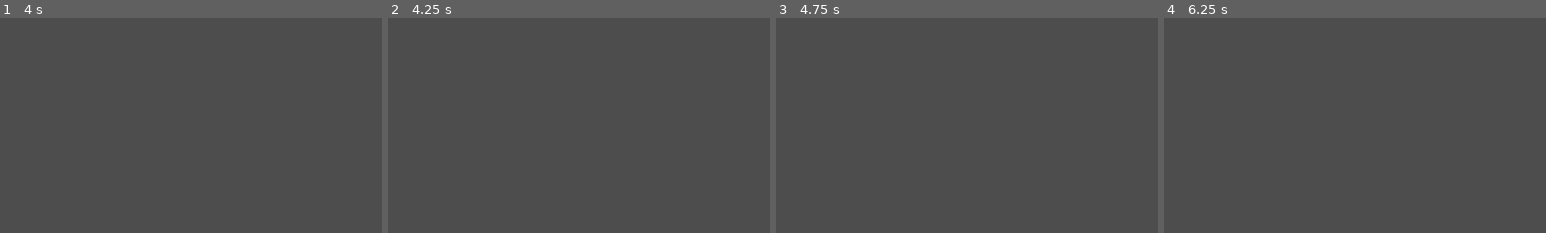
Above: before the commit, frames 1-4 (left to right).
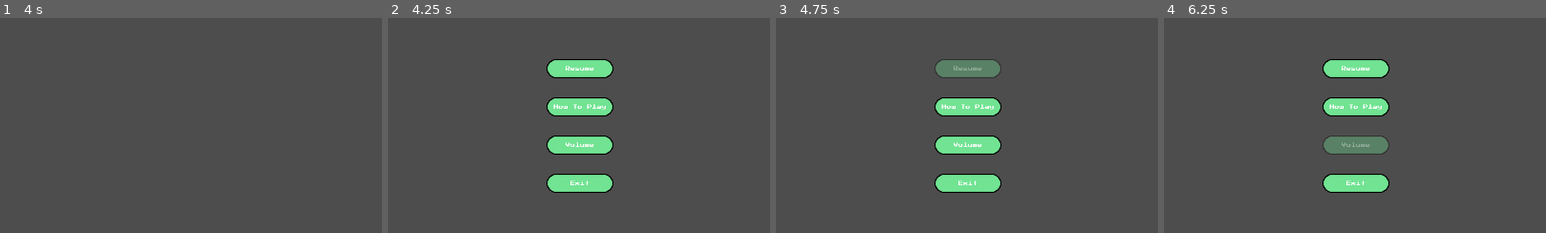
Above: after the commit, the same moments.

Repository: Drake5815/Odyssey
Game: Godot game, scene res://Scene/Player/player.tscn
Same seed, same stepped clock (60 frames per second), same inputs: the game is played once before the commit and once after it. The project has no main scene, so this scene is started directly.
Inputs (mouse positions are % of the whole screen's width and height, from its top left):
- Up to frame 1 (4 s): tap Enter at 0.5, 2, 3.5 s; move the mouse to (72, 45) at 0.52 s; click (72, 45) at 0.67 s; tap Space at 1.25, 2.75 s; move the mouse to (30, 55) at 1.27 s; click (30, 55) at 1.42 s; move the mouse to (60, 28) at 2.02 s; click (60, 28) at 2.17 s; move the mouse to (45, 70) at 2.77 s; click (45, 70) at 2.92 s; move the mouse to (80, 65) at 3.52 s; click (80, 65) at 3.67 s
- Up to frame 2 (4.25 s): tap Escape (Setting_Button, bound only after the commit) at 4.15 s
- Up to frame 3 (4.75 s): click (50, 37) at 4.25 s, where only the run after the commit has a clickable "Resume"
- Up to frame 4 (6.25 s): tap Space at 5 s; move the mouse to (20, 35) at 5.02 s; click (20, 35) at 5.17 s; move the mouse to (55, 50) at 5.77 s; click (55, 50) at 5.92 s
The pictures show only the part of the screen within x 25-75%, y 25-75%; the shares and areas given below are measured in that part.

Frame 1 is identical in both runs. In frame 2, 5.8% of the frame differs, in the area x 41-59%, y 19-82%; in frame 3, 5.8%; in frame 4, 5.8%.

Commit message:
Update 0.0.3
made a Setting Screen_Window and Pause/Resume with Exit Game

Diff:
--- a/odyssey/Component/game_manager.gd
+++ b/odyssey/Component/game_manager.gd
@@ -2,11 +2,15 @@
 extends Node
 
 signal pause
-
+signal exit
 
 func _ready() -> void:
 	self.pause.connect(_pause)
-
+	self.exit.connect(_exit)
 
 func _pause()->void:
-	pass
+	print("Paused")
+	get_tree().paused = true
+
+func _exit()->void:
+	get_tree().quit()
--- /dev/null
+++ b/odyssey/Resource/Label/Button_Text.tres
@@ -0,0 +1,8 @@
+[gd_resource type="LabelSettings" load_steps=2 format=3 uid="uid://b1t3uk0wcjuee"]
+
+[ext_resource type="FontFile" uid="uid://dkef2w0imge5i" path="res://Assets/Fonts/PressStart2P.ttf" id="1_bgip6"]
+
+[resource]
+font = ExtResource("1_bgip6")
+font_size = 8
+shadow_size = 0
--- /dev/null
+++ b/odyssey/Scene/GUI/Pop_Up_Setting.tscn
@@ -0,0 +1,98 @@
+[gd_scene load_steps=4 format=3 uid="uid://dk7641f5e36t"]
+
+[ext_resource type="Script" uid="uid://bswp2imr2ohgs" path="res://Scene/GUI/pop_up_setting.gd" id="1_ifod2"]
+[ext_resource type="Texture2D" uid="uid://d4llvraqhxjct" path="res://Assets/Player_GUI/Button_Texture.png" id="2_ov8wp"]
+[ext_resource type="LabelSettings" uid="uid://b1t3uk0wcjuee" path="res://Resource/Label/Button_Text.tres" id="3_qnde6"]
+
+[node name="Pop-Up" type="Control"]
+process_mode = 2
+layout_mode = 3
+anchors_preset = 0
+offset_right = 144.0
+offset_bottom = 256.0
+script = ExtResource("1_ifod2")
+
+[node name="Resume" type="TextureButton" parent="."]
+layout_mode = 0
+offset_right = 144.0
+offset_bottom = 64.0
+texture_normal = ExtResource("2_ov8wp")
+
+[node name="Label" type="Label" parent="Resume"]
+layout_mode = 0
+offset_left = 28.0
+offset_top = 18.0
+offset_right = 116.0
+offset_bottom = 46.0
+text = "Resume"
+label_settings = ExtResource("3_qnde6")
+horizontal_alignment = 1
+vertical_alignment = 1
+
+[node name="HowToPlay" type="TextureButton" parent="."]
+layout_mode = 0
+offset_top = 64.0
+offset_right = 144.0
+offset_bottom = 128.0
+texture_normal = ExtResource("2_ov8wp")
+
+[node name="Label" type="Label" parent="HowToPlay"]
+layout_mode = 0
+offset_left = 28.0
+offset_top = 18.0
+offset_right = 116.0
+offset_bottom = 46.0
+text = "How To Play"
+label_settings = ExtResource("3_qnde6")
+horizontal_alignment = 1
+vertical_alignment = 1
+
+[node name="Vloume" type="TextureButton" parent="."]
+layout_mode = 0
+offset_top = 128.0
+offset_right = 144.0
+offset_bottom = 192.0
+texture_normal = ExtResource("2_ov8wp")
+
+[node name="Label" type="Label" parent="Vloume"]
+layout_mode = 0
+offset_left = 28.0
+offset_top = 18.0
+offset_right = 116.0
+offset_bottom = 46.0
+text = "Volume"
+label_settings = ExtResource("3_qnde6")
+horizontal_alignment = 1
+vertical_alignment = 1
+
+[node name="Exit" type="TextureButton" parent="."]
+layout_mode = 0
+offset_top = 192.0
+offset_right = 144.0
+offset_bottom = 256.0
+texture_normal = ExtResource("2_ov8wp")
+
+[node name="Label" type="Label" parent="Exit"]
+layout_mode = 0
+offset_left = 28.0
+offset_top = 18.0
+offset_right = 116.0
+offset_bottom = 46.0
+text = "Exit"
+label_settings = ExtResource("3_qnde6")
+horizontal_alignment = 1
+vertical_alignment = 1
+
+[connection signal="mouse_entered" from="Resume" to="." method="_Resume_Button_hovered"]
+[connection signal="mouse_exited" from="Resume" to="." method="exit_hover"]
+[connection signal="mouse_exited" from="Resume" to="." method="_Resume_Button_Exit_hovered"]
+[connection signal="pressed" from="Resume" to="." method="resume"]
+[connection signal="mouse_entered" from="HowToPlay" to="." method="_HTP_Button_hovered"]
+[connection signal="mouse_exited" from="HowToPlay" to="." method="exit_hover"]
+[connection signal="mouse_exited" from="HowToPlay" to="." method="_HTP_Button_Exit_hovered"]
+[connection signal="mouse_entered" from="Vloume" to="." method="_Volume_Button_hovered"]
+[connection signal="mouse_exited" from="Vloume" to="." method="exit_hover"]
+[connection signal="mouse_exited" from="Vloume" to="." method="_Volume_Button_Exit_hovered"]
+[connection signal="mouse_entered" from="Exit" to="." method="_Exit_Button_hovered"]
+[connection signal="mouse_exited" from="Exit" to="." method="exit_hover"]
+[connection signal="mouse_exited" from="Exit" to="." method="_Exit_Button_Exit_hovered"]
--- /dev/null
+++ b/odyssey/Scene/GUI/pop_up_setting.gd
@@ -0,0 +1,48 @@
+class_name Pop_up_Setting
+extends Control
+
+@onready var Resume_Button : TextureButton = $Resume
+@onready var HTP_Button : TextureButton = $HowToPlay
+@onready var Volume_Button : TextureButton = $Vloume
+@onready var Exit_Button : TextureButton = $Exit
+
+var texture_button : TextureButton = null
+
+func hovered()->void:
+	texture_button.modulate.a = 0.35
+
+func exit_hover()->void:
+	texture_button.modulate.a = 1
+
+func resume()->void:
+	print("Resume")
+	get_tree().paused = false
+	get_parent().Show_Setting_Screen.emit()
+
+func exit()->void:
+	GameManager.exit.emit()
+
+func _Resume_Button_hovered()->void:
+	texture_button = Resume_Button
+	hovered()
+func _Resume_Button_Exit_hovered()->void:
+	texture_button = Resume_Button
+	exit_hover()
+func _HTP_Button_hovered()->void:
+	texture_button = HTP_Button
+	hovered()
+func _HTP_Button_Exit_hovered()->void:
+	texture_button = HTP_Button
+	exit_hover()
+func _Volume_Button_hovered()->void:
+	texture_button = Volume_Button
+	hovered()
+func _Volume_Button_Exit_hovered()->void:
+	texture_button = Volume_Button
+	exit_hover()
+func _Exit_Button_hovered()->void:
+	texture_button = Exit_Button
+	hovered()
+func _Exit_Button_Exit_hovered()->void:
+	texture_button = Exit_Button
+	exit_hover()
--- a/odyssey/Scene/Player/NavBar_Action.gd
+++ b/odyssey/Scene/Player/NavBar_Action.gd
@@ -4,9 +4,12 @@
 signal set_HeaderText(String)
 signal set_TurnText(String)
 
+signal Show_Setting_Screen
+
 @onready var Setting : TextureRect = $Settings
 @onready var Header_Texts:Label = $HEADER/Label
 @onready var Turn_Text : Label = $Header_Turn_Label/Label2
+@onready var Setting_Screen : Control = $"Pop-Up"
 
 var turn : int = 1
 var State: int = 0
@@ -17,22 +20,41 @@
 	## CHANGE HEADER_TEXT TO EMPTY & CHANGE TURN TEXT = turn
 	Header_Texts.text = ""
 	Turn_Text.text = str(turn)
+	## Hide Pop-Up
+	Setting_Screen.visible = false
+	self.Show_Setting_Screen.connect(setting_pop)
 
 func setting_hovered()->void:
 	setting_hover = true
 func setting_exit_hover()->void:
 	setting_hover = false
 
+func setting_pop()->void:
+	if !setting_hover:
+		setting_hover = true
+		Setting_Screen.visible = true
+	else:
+		setting_hover = false
+		Setting_Screen.visible = false
+
 func _input(event: InputEvent) -> void:
 	if event is InputEventMouseButton and setting_hover:
 		if event.button_index == MOUSE_BUTTON_LEFT and event.pressed:
+			if Setting_Screen.visible:
+				Setting_Screen.visible = false
+			else:
+				setting_press()
+	if event.is_action_pressed("Setting_Button"):
+		if Setting_Screen.visible:
+			Setting_Screen.visible = false
+		else:
 			setting_press()
 
 func setting_press()->void:
 	## PAUSE STATE! == signal [pause_state](Callable)
-
+	GameManager.pause.emit()
 	## SHOW NEW TEXTURE FOR SETTINGS : 'RESUME', 'HOW TO PLAY' , 'VOLUME', 'EXIT'
-	pass
+	Setting_Screen.visible = true
 
 func _process(delta: float) -> void:
 	pass
--- a/odyssey/Scene/Player/NavBar_Action.tscn
+++ b/odyssey/Scene/Player/NavBar_Action.tscn
@@ -7,6 +7,7 @@
 [ext_resource type="LabelSettings" uid="uid://bh3o87m4a08df" path="res://Resource/Label/Header_Text.tres" id="4_blg5b"]
 [ext_resource type="Texture2D" uid="uid://c2cg5pign18hy" path="res://Assets/Player_GUI/SettingButton.png" id="7_2r26y"]
 [ext_resource type="LabelSettings" path="res://Resource/Label/Turn_Text.tres" id="7_5al3n"]
+[ext_resource type="PackedScene" uid="uid://dk7641f5e36t" path="res://Scene/GUI/Pop_Up_Setting.tscn" id="8_2r26y"]
 
 [node name="Action_Interface" type="Control"]
 layout_mode = 3
@@ -68,5 +69,11 @@
 offset_bottom = 56.0
 texture = ExtResource("7_2r26y")
 
+[node name="Pop-Up" parent="." instance=ExtResource("8_2r26y")]
+offset_left = 568.0
+offset_top = 232.0
+offset_right = 712.0
+offset_bottom = 488.0
+
 [connection signal="mouse_entered" from="Settings" to="." method="setting_hovered"]
 [connection signal="mouse_exited" from="Settings" to="." method="setting_exit_hover"]
--- a/odyssey/project.godot
+++ b/odyssey/project.godot
@@ -31,6 +31,14 @@
 
 enabled=PackedStringArray("res://addons/level_block/plugin.cfg")
 
+[input]
+
+Setting_Button={
+"deadzone": 0.2,
+"events": [Object(InputEventKey,"resource_local_to_scene":false,"resource_name":"","device":-1,"window_id":0,"alt_pressed":false,"shift_pressed":false,"ctrl_pressed":false,"meta_pressed":false,"pressed":false,"keycode":0,"physical_keycode":4194305,"key_label":0,"unicode":0,"location":0,"echo":false,"script":null)
+]
+}
+
 [rendering]
 
 textures/canvas_textures/default_texture_filter=0
Binary file added: odyssey/Assets/Player_GUI/Button_Texture.png
Not shown, added: odyssey/Assets/Player_GUI/Button_Texture.png.import
Binary file removed: odyssey/Assets/Player_GUI/Side_Navbar.png
Not shown, added: odyssey/Scene/GUI/pop_up_setting.gd.uid
Not shown: 1 places in odyssey/Scene/Player/NavBar_Action.tscn that only renumber resources
